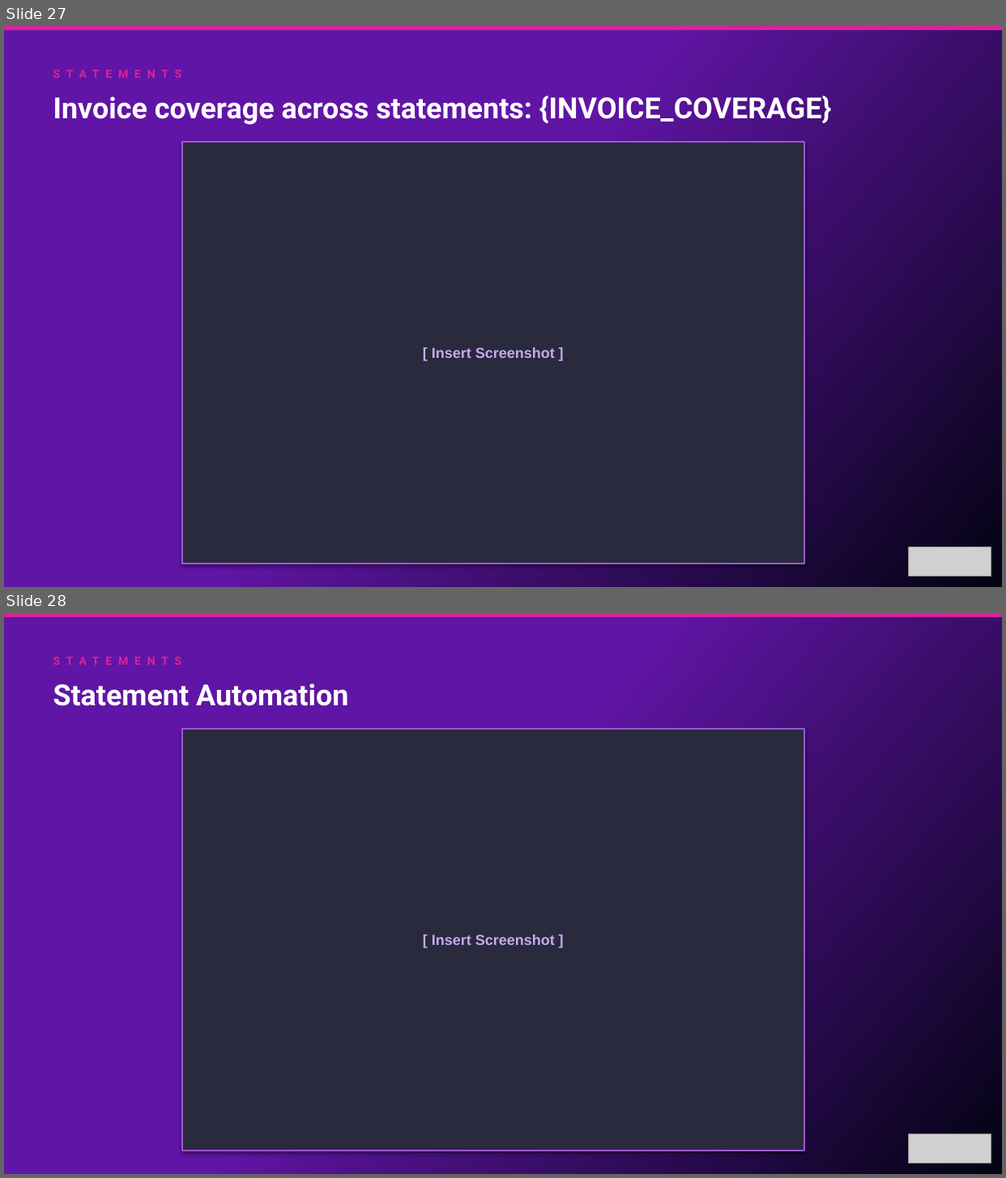
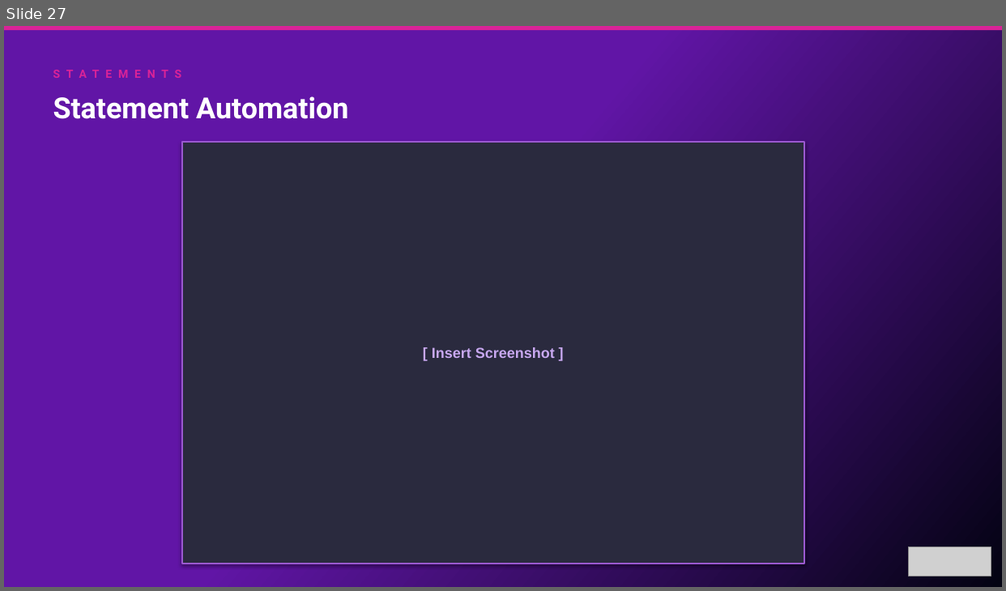
Before and after one commit to oresanniowo-beep/EBR-Gen-v2, a slide deck: EBR_Template.pptx. Shown one above the other, each under a label of ours: slides 27 and 28 before the commit, slide 27 after it. The pictures are 1006x1178 and 1006x591 pixels, drawn with LibreOffice and Linux fonts; fonts in the diff are those of the drawing; grey boxes stand for pictures. Boxes give left, top, right and bottom in pixels: in the first picture for what was removed or moved away, otherwise in the second. Text is boxed around its words. In the diff, an @@ line names an element or a change of style, - is before the commit and + after.

```diff
--- a/EBR_Template.pptx
+++ b/EBR_Template.pptx
@@ slide 27 removed at (4, 26, 1002, 587), background gradient #6115A6 to #030312 @@
@@ rectangle removed at (4, 26, 1002, 31) @@
@@ text removed at (53, 96, 832, 126) @@
-Invoice coverage across statements: {INVOICE_COVERAGE}
@@ text removed at (376, 99, 532, 119) @@
-STATEMENTS
@@ rectangle removed at (182, 142, 805, 565) @@
-[ Insert Screenshot ]
@@ picture removed at (908, 547, 991, 576) @@
@@ what was slide 28 is now slide 27 @@
```
Also in this commit, not shown: 9 slides changed, 1 slide added.
